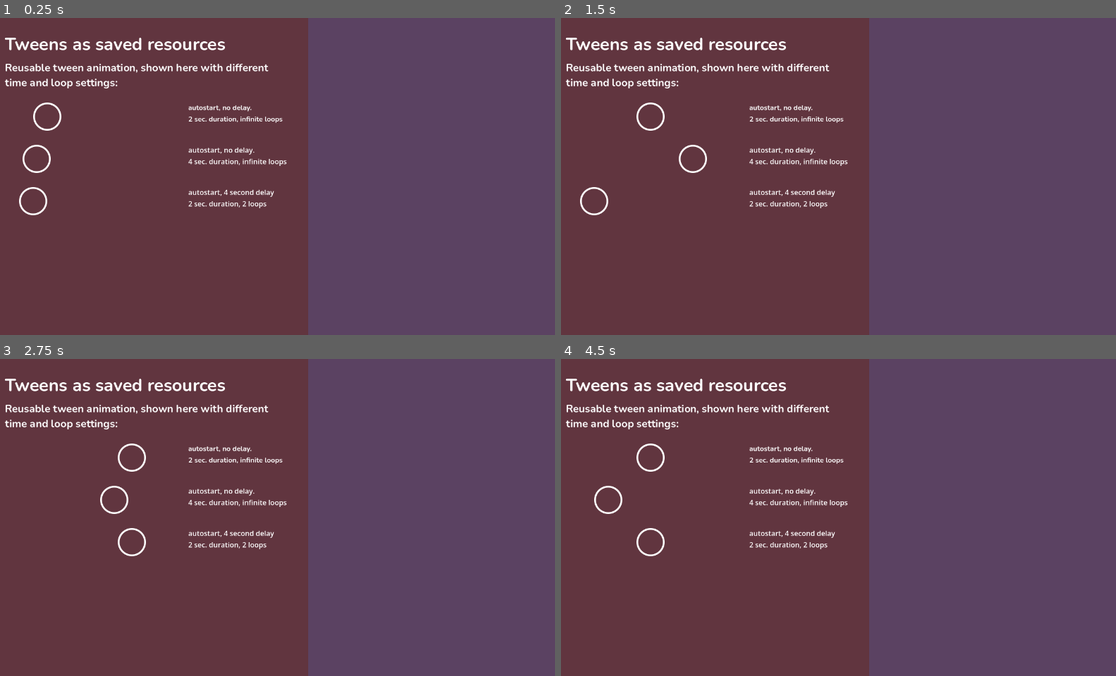
Above: before the commit, frames 1-4 (two rows, left to right).
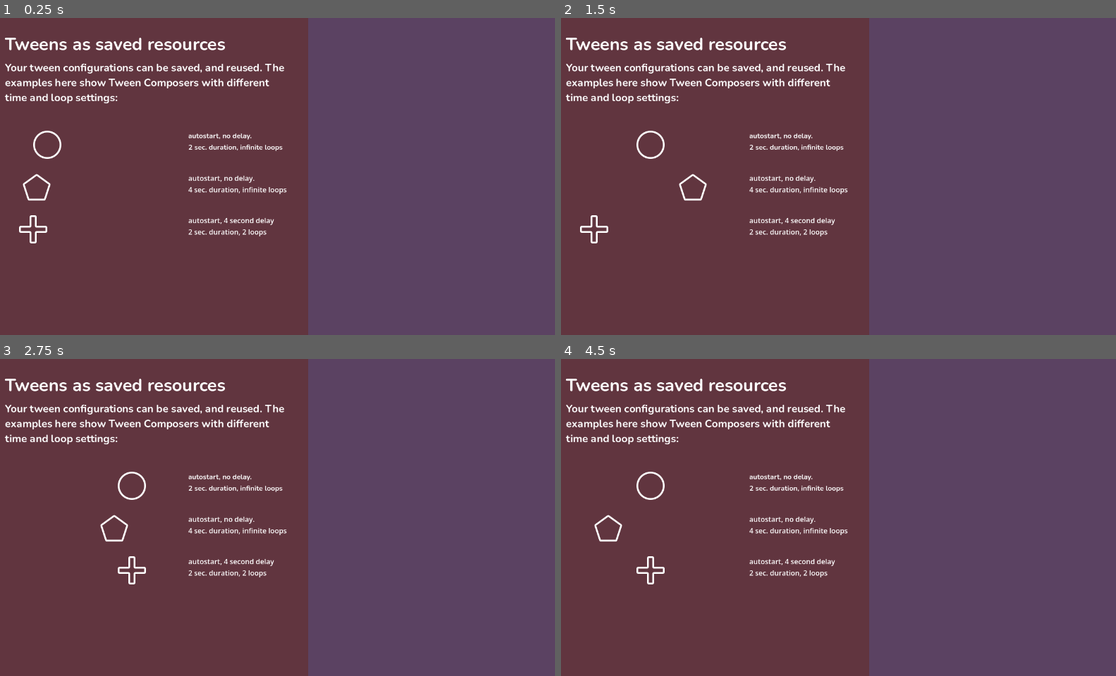
Above: after the commit, the same moments.

Repository: gurbsgurbs/tween-composer-godot
Game: Godot game, scene res://examples/001_intro.tscn
The game is run twice, just before and just after one commit, with the same random seed, the same clock (stepped at 60 frames per second) and the same inputs. The project has no main scene, so this scene is started directly.
Inputs:
- Up to frame 1 (0.25 s): no input
- Up to frame 2 (1.5 s): no input
- Up to frame 3 (2.75 s): no input
- Up to frame 4 (4.5 s): no input

The runs differ from the first frame. In frame 1, 3.6% of the frame differs, in the area x 0-52%, y 14-72%; in frame 2, 3.7%; in frame 3, 3.6%; in frame 4, 3.7%.

Commit message:
Added 3 pages with examples

Diff:
--- a/examples/001_intro.tscn
+++ b/examples/001_intro.tscn
@@ -6,6 +6,8 @@
 [ext_resource type="Resource" uid="uid://xpm0221byhu4" path="res://examples/saved tweens/001_left_right_480.tres" id="3_e5yy1"]
 [ext_resource type="LabelSettings" uid="uid://cx5bk6kp3uxpd" path="res://examples/assets/font/label_24.tres" id="5_rovbd"]
 [ext_resource type="FontFile" uid="uid://d2niivc3nbgut" path="res://examples/assets/font/Nunito-VariableFont_wght.ttf" id="6_ovd21"]
+[ext_resource type="Texture2D" uid="uid://b08s2a47hkm1b" path="res://examples/assets/shapes/shape_128_pentagon_r_o.png" id="7_3hg3u"]
+[ext_resource type="Texture2D" uid="uid://134tn44ubqdt" path="res://examples/assets/shapes/shape_128_cross_25_r_o.png" id="8_e4q71"]
 
 [sub_resource type="FontVariation" id="FontVariation_ovd21"]
 base_font = ExtResource("6_ovd21")
@@ -49,22 +51,23 @@
 offset_top = 96.0
 offset_right = 688.0
 offset_bottom = 164.0
-text = "Reusable tween animation, shown here with different
-time and loop settings:"
+text = "Your tween configurations can be saved, and reused. The examples here show Tween Composers with different time and loop settings:"
 label_settings = ExtResource("5_rovbd")
+autowrap_mode = 3
 
 [node name="Properties1" type="Label" parent="." unique_id=344616555]
 layout_mode = 0
 offset_left = 448.0
-offset_top = 192.0
+offset_top = 256.0
 offset_right = 672.0
-offset_bottom = 241.0
+offset_bottom = 305.0
 text = "autostart, no delay.
 2 sec. duration, infinite loops"
 label_settings = ExtResource("1_rovbd")
+vertical_alignment = 1
 
 [node name="Sprite2D" type="Sprite2D" parent="." unique_id=2140211992]
-position = Vector2(96, 224)
+position = Vector2(96, 288)
 scale = Vector2(0.5, 0.5)
 texture = ExtResource("1_qgkk3")
 
@@ -77,16 +80,17 @@
 [node name="Properties2" type="Label" parent="." unique_id=179075784]
 layout_mode = 0
 offset_left = 448.0
-offset_top = 288.0
+offset_top = 352.0
 offset_right = 672.0
-offset_bottom = 337.0
+offset_bottom = 401.0
 text = "autostart, no delay.
 4 sec. duration, infinite loops"
+vertical_alignment = 1
 
 [node name="Sprite2D2" type="Sprite2D" parent="." unique_id=1195788050]
-position = Vector2(96, 320)
+position = Vector2(96, 384)
 scale = Vector2(0.5, 0.5)
-texture = ExtResource("1_qgkk3")
+texture = ExtResource("7_3hg3u")
 
 [node name="TweenComposer" type="Node" parent="Sprite2D2" unique_id=1720411859]
 script = ExtResource("2_rovbd")
@@ -97,16 +101,17 @@
 [node name="Properties3" type="Label" parent="." unique_id=592556169]
 layout_mode = 0
 offset_left = 448.0
-offset_top = 384.0
-offset_right = 634.0
-offset_bottom = 407.0
+offset_top = 448.0
+offset_right = 643.0
+offset_bottom = 497.0
 text = "autostart, 4 second delay
 2 sec. duration, 2 loops"
+vertical_alignment = 1
 
 [node name="Sprite2D3" type="Sprite2D" parent="." unique_id=575466747]
-position = Vector2(96, 416)
+position = Vector2(96, 480)
 scale = Vector2(0.5, 0.5)
-texture = ExtResource("1_qgkk3")
+texture = ExtResource("8_e4q71")
 
 [node name="TweenComposer" type="Node" parent="Sprite2D3" unique_id=1710534339]
 script = ExtResource("2_rovbd")
--- /dev/null
+++ b/examples/002_relative.tscn
@@ -0,0 +1,136 @@
+[gd_scene format=3 uid="uid://jlgui4blk24q"]
+
+[ext_resource type="FontFile" uid="uid://d2niivc3nbgut" path="res://examples/assets/font/Nunito-VariableFont_wght.ttf" id="1_thv6h"]
+[ext_resource type="LabelSettings" uid="uid://cx5bk6kp3uxpd" path="res://examples/assets/font/label_24.tres" id="2_p5isu"]
+[ext_resource type="LabelSettings" uid="uid://dc4fkqy5dr5cv" path="res://examples/assets/font/label_16.tres" id="3_2dlr4"]
+[ext_resource type="Texture2D" uid="uid://ni34g8bdk5ub" path="res://examples/assets/shapes/shape_128_circle_o.png" id="4_2xvdi"]
+[ext_resource type="Script" uid="uid://bepnihd7w544x" path="res://addons/tween_composer/tween_composer.gd" id="5_dl8wn"]
+[ext_resource type="Resource" uid="uid://xpm0221byhu4" path="res://examples/saved tweens/001_left_right_480.tres" id="6_7vtjs"]
+[ext_resource type="Resource" uid="uid://do3xetvttgip" path="res://examples/saved tweens/002_left_right_absolute.tres" id="7_hgd4e"]
+[ext_resource type="Texture2D" uid="uid://d2r8lfxg2yvb0" path="res://examples/assets/shapes/shape_128s_square_r_o.png" id="8_2dlr4"]
+[ext_resource type="Resource" uid="uid://bw136pknydla6" path="res://examples/saved tweens/002_change_color.tres" id="9_p5isu"]
+
+[sub_resource type="FontVariation" id="FontVariation_ovd21"]
+base_font = ExtResource("1_thv6h")
+variation_opentype = {
+2003265652: 700
+}
+
+[sub_resource type="LabelSettings" id="LabelSettings_ieo45"]
+line_spacing = 0.0
+font = SubResource("FontVariation_ovd21")
+font_size = 40
+
+[node name="001Intro" type="Control" unique_id=1877161272]
+layout_mode = 3
+anchors_preset = 15
+anchor_right = 1.0
+anchor_bottom = 1.0
+grow_horizontal = 2
+grow_vertical = 2
+metadata/_edit_lock_ = true
+
+[node name="SizeCheck" type="ColorRect" parent="." unique_id=733821207]
+layout_mode = 0
+offset_right = 720.0
+offset_bottom = 720.0
+color = Color(0.38216856, 0.20667574, 0.24634716, 1)
+metadata/_edit_lock_ = true
+
+[node name="Title" type="Label" parent="." unique_id=391862351]
+layout_mode = 0
+offset_left = 32.0
+offset_top = 32.0
+offset_right = 688.0
+offset_bottom = 100.0
+text = "Relative values"
+label_settings = SubResource("LabelSettings_ieo45")
+
+[node name="Description" type="Label" parent="." unique_id=805527058]
+layout_mode = 0
+offset_left = 32.0
+offset_top = 96.0
+offset_right = 688.0
+offset_bottom = 164.0
+text = "Toggling the \"relative\" boolean in the step configuration item make the properties change based on their current  value."
+label_settings = ExtResource("2_p5isu")
+autowrap_mode = 3
+
+[node name="Properties1" type="Label" parent="." unique_id=344616555]
+layout_mode = 0
+offset_left = 448.0
+offset_top = 256.0
+offset_right = 672.0
+offset_bottom = 305.0
+text = "relative movement
+left-to-right 480px"
+label_settings = ExtResource("3_2dlr4")
+vertical_alignment = 1
+
+[node name="Description2" type="Label" parent="Properties1" unique_id=476085755]
+layout_mode = 0
+offset_left = -416.0
+offset_top = 352.0
+offset_right = 240.0
+offset_bottom = 427.0
+text = "Note that Relative is TRUE by default. Some properties' behave better if the flag is set to false (e.g. Modulate: You'll likely want the object to change to a specific color, not add/remove RGB)."
+label_settings = ExtResource("3_2dlr4")
+autowrap_mode = 3
+
+[node name="Sprite2D" type="Sprite2D" parent="." unique_id=2140211992]
+position = Vector2(96, 288)
+scale = Vector2(0.5, 0.5)
+texture = ExtResource("4_2xvdi")
+
+[node name="TweenComposer" type="Node" parent="Sprite2D" unique_id=783221572]
+script = ExtResource("5_dl8wn")
+tween_configuration = ExtResource("6_7vtjs")
+tween_duration = 4.0
+metadata/_custom_type_script = "uid://bepnihd7w544x"
+
+[node name="Properties2" type="Label" parent="." unique_id=179075784]
+layout_mode = 0
+offset_left = 448.0
+offset_top = 352.0
+offset_right = 672.0
+offset_bottom = 401.0
+text = "absolute movement
+both shapes go to first step
+and then tween to second,
+looping from then on."
+vertical_alignment = 1
+
+[node name="Sprite2D2" type="Sprite2D" parent="." unique_id=1195788050]
+position = Vector2(480, 512)
+scale = Vector2(0.75, 0.75)
+texture = ExtResource("4_2xvdi")
+
+[node name="TweenComposer" type="Node" parent="Sprite2D2" unique_id=1720411859]
+script = ExtResource("5_dl8wn")
+tween_configuration = ExtResource("7_hgd4e")
+tween_duration = 4.0
+autostart_delay = 4.0
+metadata/_custom_type_script = "uid://bepnihd7w544x"
+
+[node name="Sprite2D3" type="Sprite2D" parent="." unique_id=135483835]
+position = Vector2(576, 512)
+scale = Vector2(0.5, 0.5)
+texture = ExtResource("4_2xvdi")
+
+[node name="TweenComposer" type="Node" parent="Sprite2D3" unique_id=2034478501]
+script = ExtResource("5_dl8wn")
+tween_configuration = ExtResource("7_hgd4e")
+tween_duration = 4.0
+autostart_delay = 4.0
+metadata/_custom_type_script = "uid://bepnihd7w544x"
+
+[node name="Sprite2D4" type="Sprite2D" parent="." unique_id=1358329009]
+position = Vector2(64, 560)
+scale = Vector2(0.5, 0.5)
+texture = ExtResource("8_2dlr4")
+
+[node name="TweenComposer" type="Node" parent="Sprite2D4" unique_id=1144376183]
+script = ExtResource("5_dl8wn")
+tween_configuration = ExtResource("9_p5isu")
+tween_duration = 8.0
+metadata/_custom_type_script = "uid://bepnihd7w544x"
--- /dev/null
+++ b/examples/003_parallel.tscn
@@ -0,0 +1,277 @@
+[gd_scene format=3 uid="uid://3dn58mg4emol"]
+
+[ext_resource type="FontFile" uid="uid://d2niivc3nbgut" path="res://examples/assets/font/Nunito-VariableFont_wght.ttf" id="1_7d80e"]
+[ext_resource type="LabelSettings" uid="uid://cx5bk6kp3uxpd" path="res://examples/assets/font/label_24.tres" id="2_d0n4b"]
+[ext_resource type="LabelSettings" uid="uid://dc4fkqy5dr5cv" path="res://examples/assets/font/label_16.tres" id="3_ao5yn"]
+[ext_resource type="Script" uid="uid://bepnihd7w544x" path="res://addons/tween_composer/tween_composer.gd" id="5_3qvqb"]
+[ext_resource type="Script" uid="uid://b2cnshkmciixf" path="res://addons/tween_composer/ConfigurationResources/tween_config_collection_resource.gd" id="6_d0n4b"]
+[ext_resource type="Script" uid="uid://bq7aba2n0qrym" path="res://addons/tween_composer/ConfigurationResources/tween_config_item_resource.gd" id="7_ao5yn"]
+[ext_resource type="Texture2D" uid="uid://b08s2a47hkm1b" path="res://examples/assets/shapes/shape_128_pentagon_r_o.png" id="7_o1t3j"]
+
+[sub_resource type="FontVariation" id="FontVariation_ovd21"]
+base_font = ExtResource("1_7d80e")
+variation_opentype = {
+2003265652: 700
+}
+
+[sub_resource type="LabelSettings" id="LabelSettings_ieo45"]
+line_spacing = 0.0
+font = SubResource("FontVariation_ovd21")
+font_size = 40
+
+[sub_resource type="Resource" id="Resource_qtu6l"]
+resource_local_to_scene = true
+resource_name = "Right"
+script = ExtResource("7_ao5yn")
+nickname = "Right"
+property_name = "position"
+target_value = Vector3(256, 0, 0)
+metadata/_custom_type_script = "uid://bq7aba2n0qrym"
+
+[sub_resource type="Resource" id="Resource_3qvqb"]
+resource_local_to_scene = true
+resource_name = "Scale Up"
+script = ExtResource("7_ao5yn")
+nickname = "Scale Up"
+relative_value = false
+tween_property = 2
+property_name = "scale"
+target_value = Vector3(0.75, 0.75, 1)
+metadata/_custom_type_script = "uid://bq7aba2n0qrym"
+
+[sub_resource type="Resource" id="Resource_m6ydn"]
+resource_local_to_scene = true
+resource_name = "Left"
+script = ExtResource("7_ao5yn")
+nickname = "Left"
+property_name = "position"
+target_value = Vector3(-256, 0, 0)
+metadata/_custom_type_script = "uid://bq7aba2n0qrym"
+
+[sub_resource type="Resource" id="Resource_o1t3j"]
+resource_local_to_scene = true
+resource_name = "Scale Down"
+script = ExtResource("7_ao5yn")
+nickname = "Scale Down"
+relative_value = false
+tween_property = 2
+property_name = "scale"
+target_value = Vector3(0.5, 0.5, 1)
+metadata/_custom_type_script = "uid://bq7aba2n0qrym"
+
+[sub_resource type="Resource" id="Resource_2u4so"]
+resource_local_to_scene = true
+resource_name = "Move-and-scale (not parallel)"
+script = ExtResource("6_d0n4b")
+tween_name = "Move-and-scale (not parallel)"
+tween_collection = Array[ExtResource("7_ao5yn")]([SubResource("Resource_qtu6l"), SubResource("Resource_3qvqb"), SubResource("Resource_m6ydn"), SubResource("Resource_o1t3j")])
+metadata/_custom_type_script = "uid://b2cnshkmciixf"
+
+[sub_resource type="Resource" id="Resource_d0n4b"]
+resource_local_to_scene = true
+resource_name = "Right"
+script = ExtResource("7_ao5yn")
+nickname = "Right"
+property_name = "position"
+target_value = Vector3(256, 0, 0)
+metadata/_custom_type_script = "uid://bq7aba2n0qrym"
+
+[sub_resource type="Resource" id="Resource_ao5yn"]
+resource_local_to_scene = true
+resource_name = "Scale Up"
+script = ExtResource("7_ao5yn")
+nickname = "Scale Up"
+parallel = true
+relative_value = false
+tween_property = 2
+property_name = "scale"
+target_value = Vector3(0.75, 0.75, 1)
+metadata/_custom_type_script = "uid://bq7aba2n0qrym"
+
+[sub_resource type="Resource" id="Resource_frynk"]
+resource_local_to_scene = true
+resource_name = "Left"
+script = ExtResource("7_ao5yn")
+nickname = "Left"
+property_name = "position"
+target_value = Vector3(-256, 0, 0)
+metadata/_custom_type_script = "uid://bq7aba2n0qrym"
+
+[sub_resource type="Resource" id="Resource_124ip"]
+resource_local_to_scene = true
+resource_name = "Scale Down"
+script = ExtResource("7_ao5yn")
+nickname = "Scale Down"
+parallel = true
+relative_value = false
+tween_property = 2
+property_name = "scale"
+target_value = Vector3(0.5, 0.5, 1)
+metadata/_custom_type_script = "uid://bq7aba2n0qrym"
+
+[sub_resource type="Resource" id="Resource_thuqs"]
+resource_local_to_scene = true
+resource_name = "Move-and-scale (parallel)"
+script = ExtResource("6_d0n4b")
+tween_name = "Move-and-scale (parallel)"
+tween_collection = Array[ExtResource("7_ao5yn")]([SubResource("Resource_d0n4b"), SubResource("Resource_ao5yn"), SubResource("Resource_frynk"), SubResource("Resource_124ip")])
+metadata/_custom_type_script = "uid://b2cnshkmciixf"
+
+[sub_resource type="Resource" id="Resource_l0sn2"]
+resource_local_to_scene = true
+resource_name = "Right"
+script = ExtResource("7_ao5yn")
+nickname = "Right"
+property_name = "position"
+target_value = Vector3(256, 0, 0)
+metadata/_custom_type_script = "uid://bq7aba2n0qrym"
+
+[sub_resource type="Resource" id="Resource_7d80e"]
+resource_local_to_scene = true
+resource_name = "Scale Up"
+script = ExtResource("7_ao5yn")
+nickname = "Scale Up"
+parallel = true
+duration_ratio = 0.5
+relative_value = false
+tween_property = 2
+property_name = "scale"
+target_value = Vector3(0.75, 0.75, 1)
+metadata/_custom_type_script = "uid://bq7aba2n0qrym"
+
+[sub_resource type="Resource" id="Resource_k8csc"]
+resource_local_to_scene = true
+resource_name = "Left"
+script = ExtResource("7_ao5yn")
+nickname = "Left"
+property_name = "position"
+target_value = Vector3(-256, 0, 0)
+metadata/_custom_type_script = "uid://bq7aba2n0qrym"
+
+[sub_resource type="Resource" id="Resource_o533q"]
+resource_local_to_scene = true
+resource_name = "Scale Down"
+script = ExtResource("7_ao5yn")
+nickname = "Scale Down"
+parallel = true
+duration_ratio = 0.5
+relative_value = false
+tween_property = 2
+property_name = "scale"
+target_value = Vector3(0.5, 0.5, 1)
+metadata/_custom_type_script = "uid://bq7aba2n0qrym"
+
+[sub_resource type="Resource" id="Resource_cqooq"]
+resource_local_to_scene = true
+resource_name = "Move-and-scale (parallel-ratio)"
+script = ExtResource("6_d0n4b")
+tween_name = "Move-and-scale (parallel-ratio)"
+tween_collection = Array[ExtResource("7_ao5yn")]([SubResource("Resource_l0sn2"), SubResource("Resource_7d80e"), SubResource("Resource_k8csc"), SubResource("Resource_o533q")])
+metadata/_custom_type_script = "uid://b2cnshkmciixf"
+
+[node name="001Intro" type="Control" unique_id=1877161272]
+layout_mode = 3
+anchors_preset = 15
+anchor_right = 1.0
+anchor_bottom = 1.0
+grow_horizontal = 2
+grow_vertical = 2
+metadata/_edit_lock_ = true
+
+[node name="SizeCheck" type="ColorRect" parent="." unique_id=733821207]
+layout_mode = 0
+offset_right = 720.0
+offset_bottom = 720.0
+color = Color(0.38216856, 0.20667574, 0.24634716, 1)
+metadata/_edit_lock_ = true
+
+[node name="Title" type="Label" parent="." unique_id=391862351]
+layout_mode = 0
+offset_left = 32.0
+offset_top = 32.0
+offset_right = 688.0
+offset_bottom = 100.0
+text = "Parallel tween steps"
+label_settings = SubResource("LabelSettings_ieo45")
+
+[node name="Description" type="Label" parent="." unique_id=805527058]
+layout_mode = 0
+offset_left = 32.0
+offset_top = 96.0
+offset_right = 688.0
+offset_bottom = 164.0
+text = "The tween steps can be set to parallel, and will animate at the same time as the previous non-parallel step.
+You can tweak the duration ratio to make the parallel steps move faster in that animation section."
+label_settings = ExtResource("2_d0n4b")
+autowrap_mode = 3
+
+[node name="Description2" type="Label" parent="." unique_id=309911533]
+layout_mode = 0
+offset_left = 32.0
+offset_top = 576.0
+offset_right = 688.0
+offset_bottom = 651.0
+text = "Note that the non-parallel animation plays faster due to the total duration being divided by 4 \"sections\" (right / grow / left / shrink) instead of two (right+grow / left+shrink). "
+label_settings = ExtResource("3_ao5yn")
+autowrap_mode = 3
+
+[node name="Properties1" type="Label" parent="." unique_id=344616555]
+layout_mode = 0
+offset_left = 448.0
+offset_top = 288.0
+offset_right = 672.0
+offset_bottom = 337.0
+text = "scale tween not parallel"
+label_settings = ExtResource("3_ao5yn")
+vertical_alignment = 1
+
+[node name="Sprite2D" type="Sprite2D" parent="." unique_id=2140211992]
+position = Vector2(96, 320)
+scale = Vector2(0.5, 0.5)
+texture = ExtResource("7_o1t3j")
+
+[node name="TweenComposer" type="Node" parent="Sprite2D" unique_id=783221572]
+script = ExtResource("5_3qvqb")
+tween_configuration = SubResource("Resource_2u4so")
+tween_duration = 4.0
+metadata/_custom_type_script = "uid://bepnihd7w544x"
+
+[node name="Properties2" type="Label" parent="." unique_id=179075784]
+layout_mode = 0
+offset_left = 448.0
+offset_top = 384.0
+offset_right = 672.0
+offset_bottom = 433.0
+text = "scale tween parallel
+same duration ratio (1.0)"
+
+[node name="Sprite2D2" type="Sprite2D" parent="." unique_id=1195788050]
+position = Vector2(96, 416)
+scale = Vector2(0.5, 0.5)
+texture = ExtResource("7_o1t3j")
+
+[node name="TweenComposer" type="Node" parent="Sprite2D2" unique_id=1720411859]
+script = ExtResource("5_3qvqb")
+tween_configuration = SubResource("Resource_thuqs")
+tween_duration = 4.0
+metadata/_custom_type_script = "uid://bepnihd7w544x"
+
+[node name="Properties3" type="Label" parent="." unique_id=2042401843]
+layout_mode = 0
+offset_left = 448.0
+offset_top = 480.0
+offset_right = 672.0
+offset_bottom = 529.0
+text = "scale tween parallel
+duration ratio halved (0.5)"
+
+[node name="Sprite2D3" type="Sprite2D" parent="." unique_id=801264031]
+position = Vector2(96, 512)
+scale = Vector2(0.5, 0.5)
+texture = ExtResource("7_o1t3j")
+
+[node name="TweenComposer" type="Node" parent="Sprite2D3" unique_id=1008377195]
+script = ExtResource("5_3qvqb")
+tween_configuration = SubResource("Resource_cqooq")
+tween_duration = 4.0
+metadata/_custom_type_script = "uid://bepnihd7w544x"
--- a/examples/assets/font/label_24.tres
+++ b/examples/assets/font/label_24.tres
@@ -10,5 +10,6 @@
 
 [resource]
 line_spacing = 0.0
+paragraph_spacing = 8.0
 font = SubResource("FontVariation_ovd21")
 font_size = 24
--- a/examples/saved tweens/001_left_right_480.tres
+++ b/examples/saved tweens/001_left_right_480.tres
@@ -5,7 +5,9 @@
 
 [sub_resource type="Resource" id="Resource_3hg3u"]
 resource_local_to_scene = true
+resource_name = "Go right"
 script = ExtResource("2_058x2")
+nickname = "Go right"
 easing = 2
 property_name = "position"
 target_value = Vector3(256, 0, 0)
@@ -13,7 +15,9 @@
 
 [sub_resource type="Resource" id="Resource_e4q71"]
 resource_local_to_scene = true
+resource_name = "Go left"
 script = ExtResource("2_058x2")
+nickname = "Go left"
 easing = 2
 property_name = "position"
 target_value = Vector3(-256, 0, 0)
--- /dev/null
+++ b/examples/saved tweens/002_change_color.tres
@@ -0,0 +1,60 @@
+[gd_resource type="Resource" script_class="TweenConfigCollection" format=3 uid="uid://bw136pknydla6"]
+
+[ext_resource type="Script" uid="uid://b2cnshkmciixf" path="res://addons/tween_composer/ConfigurationResources/tween_config_collection_resource.gd" id="1_dd3sx"]
+[ext_resource type="Script" uid="uid://bq7aba2n0qrym" path="res://addons/tween_composer/ConfigurationResources/tween_config_item_resource.gd" id="2_hfr7q"]
+
+[sub_resource type="Resource" id="Resource_2xvdi"]
+resource_local_to_scene = true
+resource_name = "Blue"
+script = ExtResource("2_hfr7q")
+nickname = "Blue"
+easing = 2
+relative_value = false
+tween_property = 3
+property_name = "modulate"
+target_value = Color(0.2250455, 0.53062654, 0.66454685, 1)
+metadata/_custom_type_script = "uid://bq7aba2n0qrym"
+
+[sub_resource type="Resource" id="Resource_dl8wn"]
+resource_local_to_scene = true
+resource_name = "Orange"
+script = ExtResource("2_hfr7q")
+nickname = "Orange"
+easing = 2
+relative_value = false
+tween_property = 3
+property_name = "modulate"
+target_value = Color(0.66, 0.43494004, 0.2244, 1)
+metadata/_custom_type_script = "uid://bq7aba2n0qrym"
+
+[sub_resource type="Resource" id="Resource_7vtjs"]
+resource_local_to_scene = true
+resource_name = "Green"
+script = ExtResource("2_hfr7q")
+nickname = "Green"
+easing = 2
+relative_value = false
+tween_property = 3
+property_name = "modulate"
+target_value = Color(0.2244, 0.66, 0.32604003, 1)
+metadata/_custom_type_script = "uid://bq7aba2n0qrym"
+
+[sub_resource type="Resource" id="Resource_d31av"]
+resource_local_to_scene = true
+resource_name = "White"
+script = ExtResource("2_hfr7q")
+nickname = "White"
+easing = 2
+relative_value = false
+tween_property = 3
+property_name = "modulate"
+target_value = Color(1, 1, 1, 1)
+metadata/_custom_type_script = "uid://bq7aba2n0qrym"
+
+[resource]
+resource_local_to_scene = true
+resource_name = "Change color"
+script = ExtResource("1_dd3sx")
+tween_name = "Change color"
+tween_collection = Array[ExtResource("2_hfr7q")]([SubResource("Resource_2xvdi"), SubResource("Resource_dl8wn"), SubResource("Resource_7vtjs"), SubResource("Resource_d31av")])
+metadata/_custom_type_script = "uid://b2cnshkmciixf"
--- /dev/null
+++ b/examples/saved tweens/002_left_right_absolute.tres
@@ -0,0 +1,34 @@
+[gd_resource type="Resource" script_class="TweenConfigCollection" format=3 uid="uid://do3xetvttgip"]
+
+[ext_resource type="Script" uid="uid://b2cnshkmciixf" path="res://addons/tween_composer/ConfigurationResources/tween_config_collection_resource.gd" id="1_jj8cs"]
+[ext_resource type="Script" uid="uid://bq7aba2n0qrym" path="res://addons/tween_composer/ConfigurationResources/tween_config_item_resource.gd" id="2_qk6iw"]
+
+[sub_resource type="Resource" id="Resource_2dlr4"]
+resource_local_to_scene = true
+resource_name = "Go right"
+script = ExtResource("2_qk6iw")
+nickname = "Go right"
+easing = 2
+relative_value = false
+property_name = "position"
+target_value = Vector3(352, 400, 0)
+metadata/_custom_type_script = "uid://bq7aba2n0qrym"
+
+[sub_resource type="Resource" id="Resource_2xvdi"]
+resource_local_to_scene = true
+resource_name = "Go left"
+script = ExtResource("2_qk6iw")
+nickname = "Go left"
+easing = 2
+relative_value = false
+property_name = "position"
+target_value = Vector3(96, 400, 0)
+metadata/_custom_type_script = "uid://bq7aba2n0qrym"
+
+[resource]
+resource_local_to_scene = true
+resource_name = "Left/Right 480px (absolute)"
+script = ExtResource("1_jj8cs")
+tween_name = "Left/Right 480px (absolute)"
+tween_collection = Array[ExtResource("2_qk6iw")]([SubResource("Resource_2dlr4"), SubResource("Resource_2xvdi")])
+metadata/_custom_type_script = "uid://b2cnshkmciixf"
--- a/icon.svg
+++ /dev/null
@@ -1 +0,0 @@
-<svg xmlns="http://www.w3.org/2000/svg" width="128" height="128"><rect width="124" height="124" x="2" y="2" fill="#363d52" stroke="#212532" stroke-width="4" rx="14"/><g fill="#fff" transform="translate(12.322 12.322)scale(.101)"><path d="M105 673v33q407 354 814 0v-33z"/><path fill="#478cbf" d="m105 673 152 14q12 1 15 14l4 67 132 10 8-61q2-11 15-15h162q13 4 15 15l8 61 132-10 4-67q3-13 15-14l152-14V427q30-39 56-81-35-59-83-108-43 20-82 47-40-37-88-64 7-51 8-102-59-28-123-42-26 43-46 89-49-7-98 0-20-46-46-89-64 14-123 42 1 51 8 102-48 27-88 64-39-27-82-47-48 49-83 108 26 42 56 81zm0 33v39c0 276 813 276 814 0v-39l-134 12-5 69q-2 10-14 13l-162 11q-12 0-16-11l-10-65H446l-10 65q-4 11-16 11l-162-11q-12-3-14-13l-5-69z"/><path d="M483 600c0 34 58 34 58 0v-86c0-34-58-34-58 0z"/><circle cx="725" cy="526" r="90"/><circle cx="299" cy="526" r="90"/></g><g fill="#414042" transform="translate(12.322 12.322)scale(.101)"><circle cx="307" cy="532" r="60"/><circle cx="717" cy="532" r="60"/></g></svg>
--- a/project.godot
+++ b/project.godot
@@ -12,7 +12,7 @@
 
 config/name="Tween Composer"
 config/features=PackedStringArray("4.6", "GL Compatibility")
-config/icon="res://icon.svg"
+config/icon="uid://dwgblxlt6mirn"
 
 [display]
 
Not shown, removed: icon.svg.import
